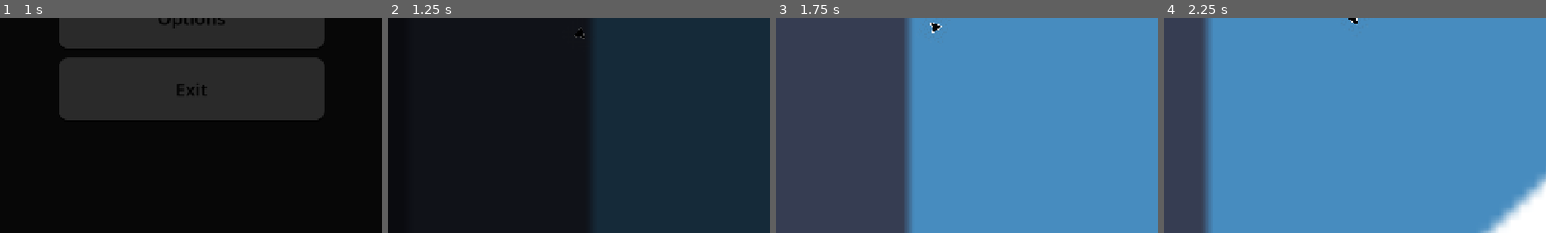
Above: before the commit, frames 1-4 (left to right).
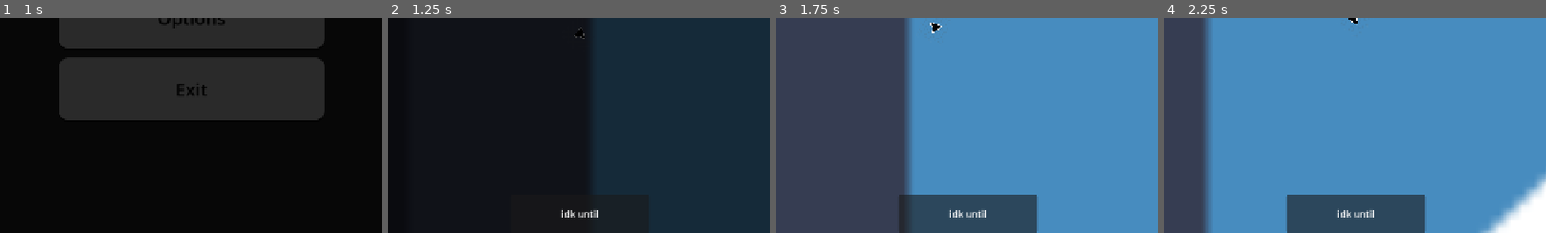
Above: after the commit, the same moments.

Repository: kokiheey/game-jam-repo
Game: Godot game, scene res://Scenes/main_menu.tscn
Two runs of this game, one before a commit and one after it. Both use one fixed random seed, a clock stepped at 60 frames per second and the inputs below. The engine's default icon, where the game draws it, is replaced by a stand-in: a white triangle on a blue panel in a dark square.
Inputs (mouse positions are % of the whole screen's width and height, from its top left):
- Up to frame 1 (1 s): click "Start game" at 0.5 s
- Up to frame 2 (1.25 s): no input
- Up to frame 3 (1.75 s): move the mouse to (72, 45) at 1.27 s; hold W (moveForward) from 1.28 s (still down)
- Up to frame 4 (2.25 s): move the mouse to (30, 55) at 2.02 s; release W (moveForward) at 2.03 s
The pictures show only the part of the screen within x 25-75%, y 50-100%; the shares and areas given below are measured in that part.

Frame 1 is identical in both runs. In frame 2, 0.2% of the frame differs, in the area x 45-55%, y 88-93%; in frame 3, 6.4%, in the area x 32-69%, y 82-100%; in frame 4, 6.4%.

Commit message:
Update game.tscn

Diff:
--- a/gmtk2026/Scenes/game.tscn
+++ b/gmtk2026/Scenes/game.tscn
@@ -3,6 +3,8 @@
 [ext_resource type="Texture2D" uid="uid://ciuxyaoktugh5" path="res://icon.svg" id="1_ebmjs"]
 [ext_resource type="Script" uid="uid://c4nsw28aqw08i" path="res://Scripts/game.gd" id="1_wrm1d"]
 [ext_resource type="PackedScene" uid="uid://demcgqsqh7jh1" path="res://Scenes/Player.tscn" id="2_qxrlw"]
+[ext_resource type="PackedScene" uid="uid://cv660hn0arvee" path="res://Scenes/pause_menu.tscn" id="4_3dryh"]
+[ext_resource type="PackedScene" uid="uid://d28xesm83e88m" path="res://Scenes/game_ui.tscn" id="4_wowpa"]
 
 [node name="Game" type="Node2D" unique_id=794815185]
 script = ExtResource("1_wrm1d")
@@ -13,3 +15,10 @@
 texture = ExtResource("1_ebmjs")
 
 [node name="Player" parent="." unique_id=1991330775 instance=ExtResource("2_qxrlw")]
+
+[node name="GUI" type="CanvasLayer" parent="." unique_id=888452838]
+
+[node name="GameUI" parent="GUI" unique_id=1239942877 instance=ExtResource("4_wowpa")]
+
+[node name="PauseMenu" parent="GUI" unique_id=1227920337 instance=ExtResource("4_3dryh")]
+visible = false
